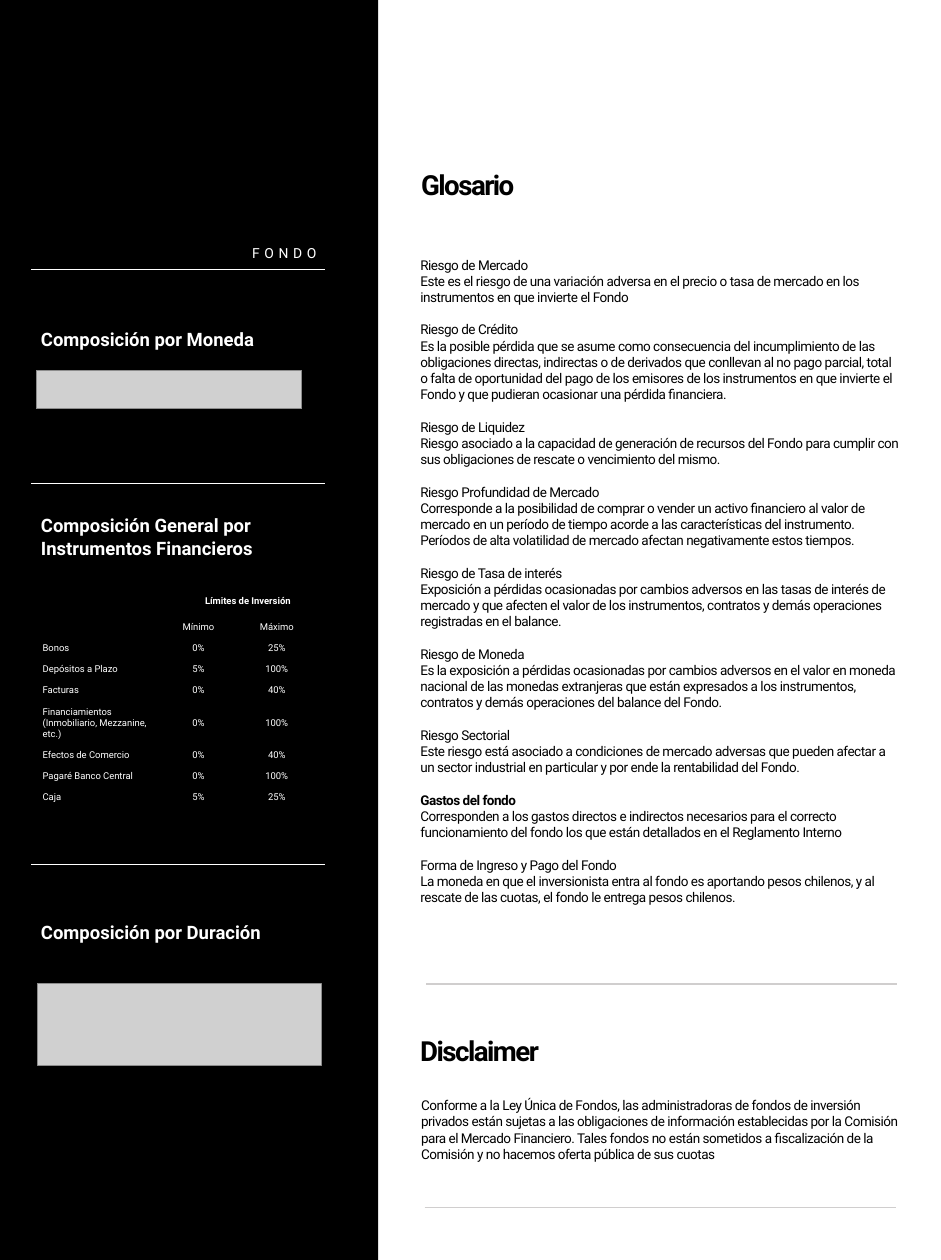
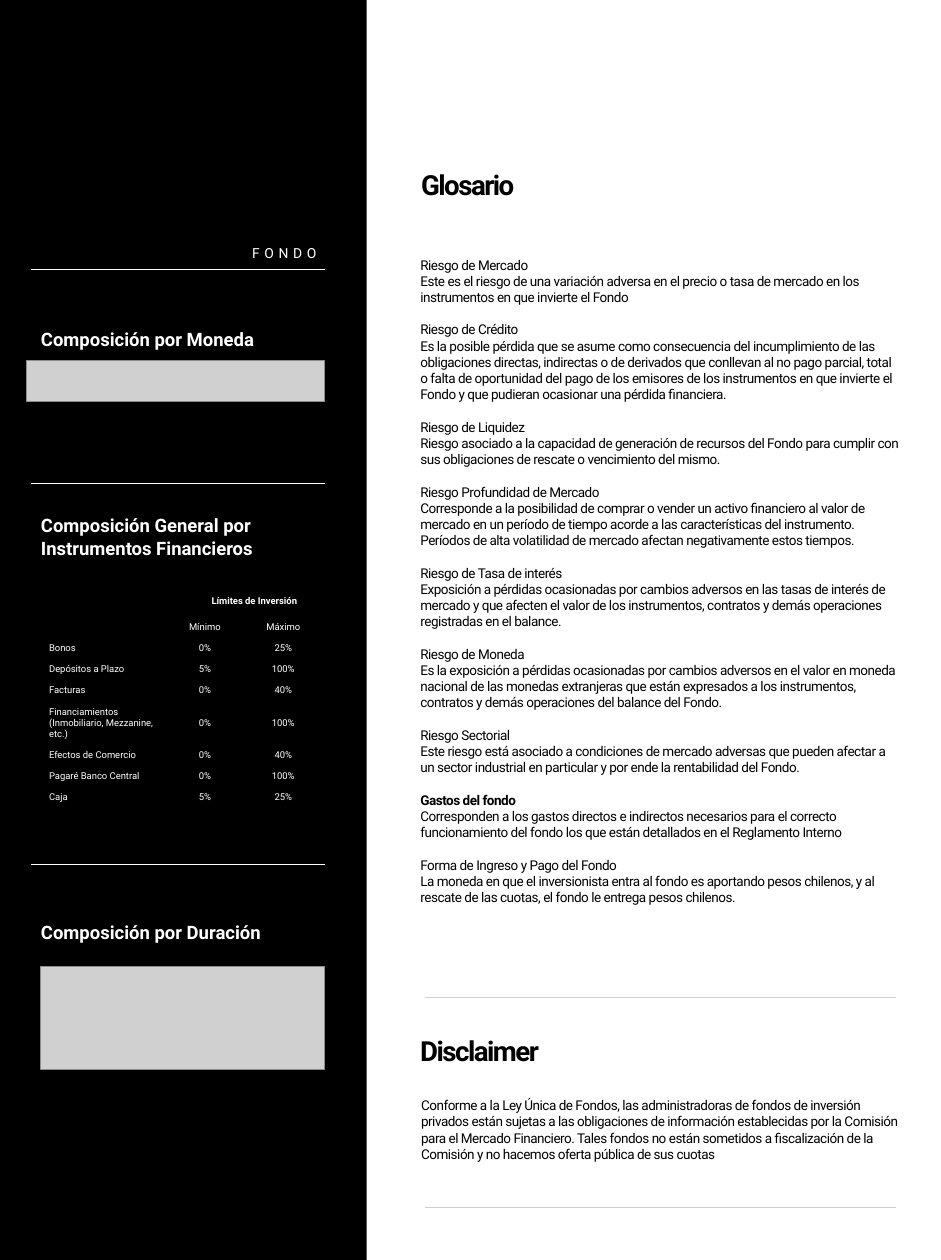
Before and after one commit to mivelascor/fondos-financieros, a slide deck: slide 2 of scripts/templates/folleto_template_clean.pptx. Drawn at 941x1260 pixels with LibreOffice and Linux fonts; fonts in the diff are those of the drawing; grey boxes stand for pictures; background and template pictures are left out. Boxes give left, top, right and bottom in pixels: in the first picture for what was removed or moved away, otherwise in the second. Text is boxed around its words. In the diff, an @@ line names an element or a change of style, - is before the commit and + after.

```diff
--- a/scripts/templates/folleto_template_clean.pptx
+++ b/scripts/templates/folleto_template_clean.pptx
@@ rectangle: place and size @@
-rectangle at (0, 0, 378, 1260)
+rectangle at (0, 0, 366, 1260)
@@ picture: place and size @@
-picture at (36, 370, 301, 409)
+picture at (27, 361, 325, 402)
@@ table: place and size @@
-table at (33, 591, 327, 809)
+table at (40, 591, 333, 809)
@@ picture: place and size @@
-picture at (38, 985, 322, 1066)
+picture at (41, 967, 326, 1069)
@@ line moved from (427, 985) - (897, 985) to (425, 998) - (895, 998) @@
```
Also in this commit, not shown: 1 other slide changed.
